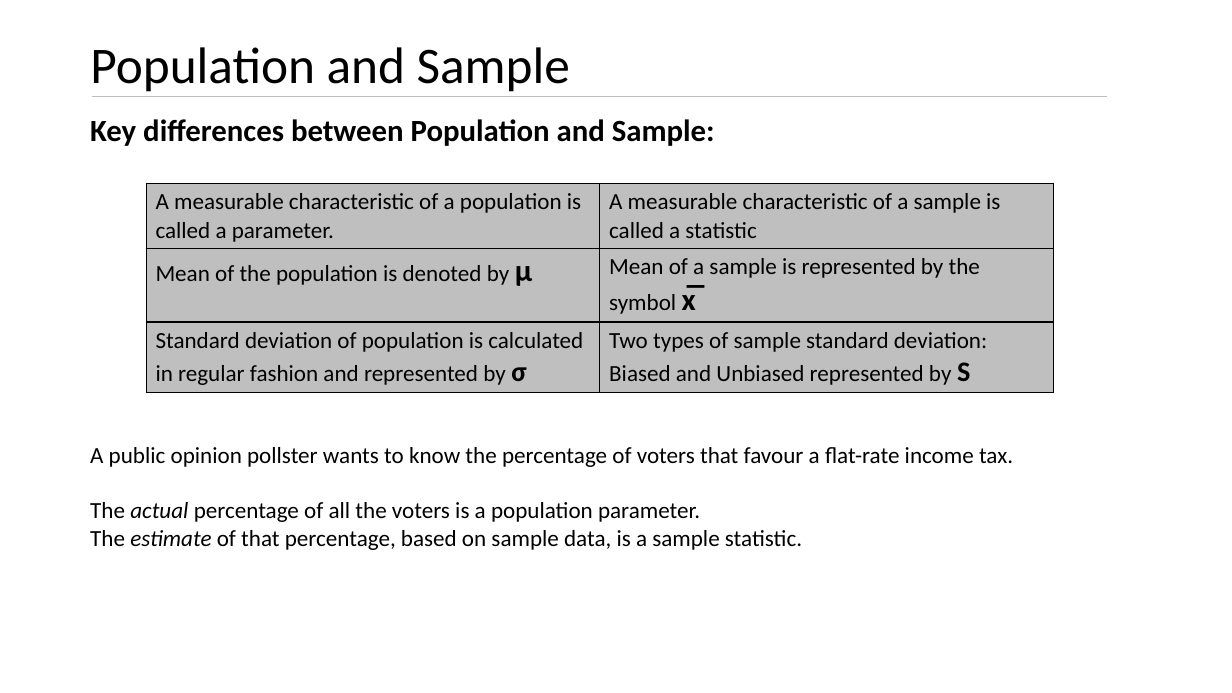
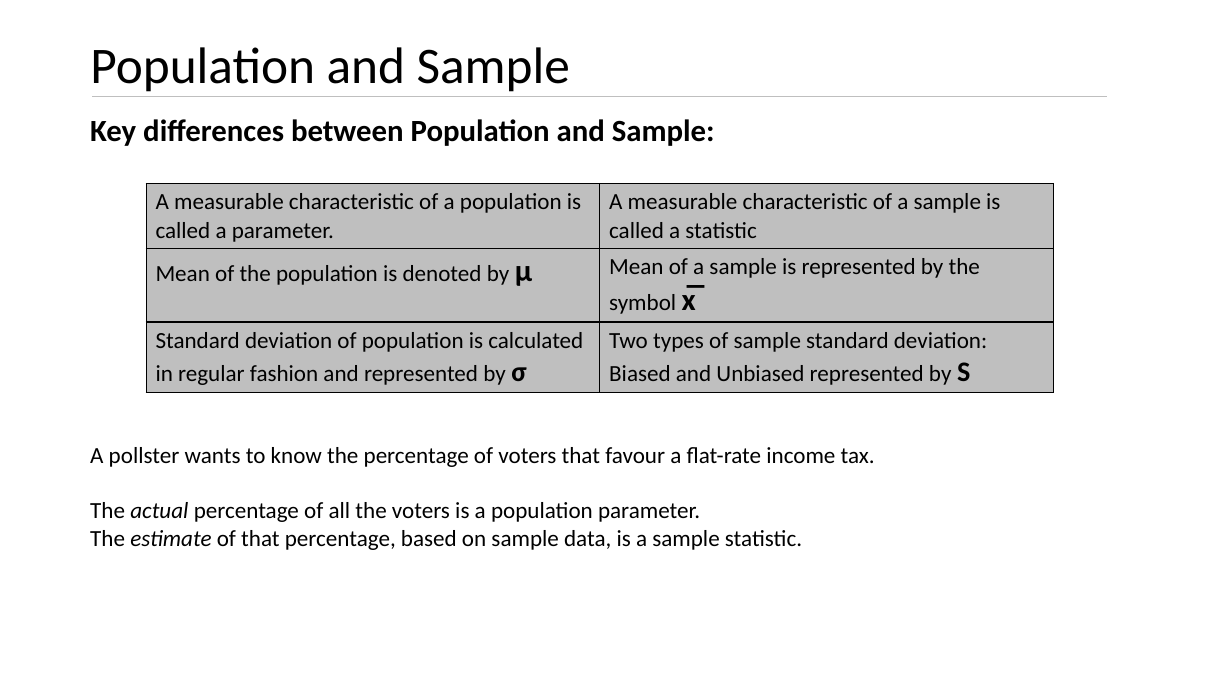
Before and after one commit to kushkul/Intro-to-Analytics, a slide deck: slide 4 of Statistics/Lesson 7 Inferential Statistics.pptx. Drawn at 1232x693 pixels with LibreOffice and Linux fonts; fonts in the diff are those of the drawing. Boxes give left, top, right and bottom in pixels: in the first picture for what was removed or moved away, otherwise in the second. Text is boxed around its words. In the diff, an @@ line names an element or a change of style, - is before the commit and + after.

```diff
--- a/Statistics/Lesson 7 Inferential Statistics.pptx
+++ b/Statistics/Lesson 7 Inferential Statistics.pptx
@@ text at (x1=90, y1=447, x2=875, y2=467): text changed @@
-A public opinion pollster wants to know the percentage of voters that favour a flat-rate income tax.
+A pollster wants to know the percentage of voters that favour a flat-rate income tax.
```
Also in this commit, not shown: 1 other slide changed, 10 slides added.
